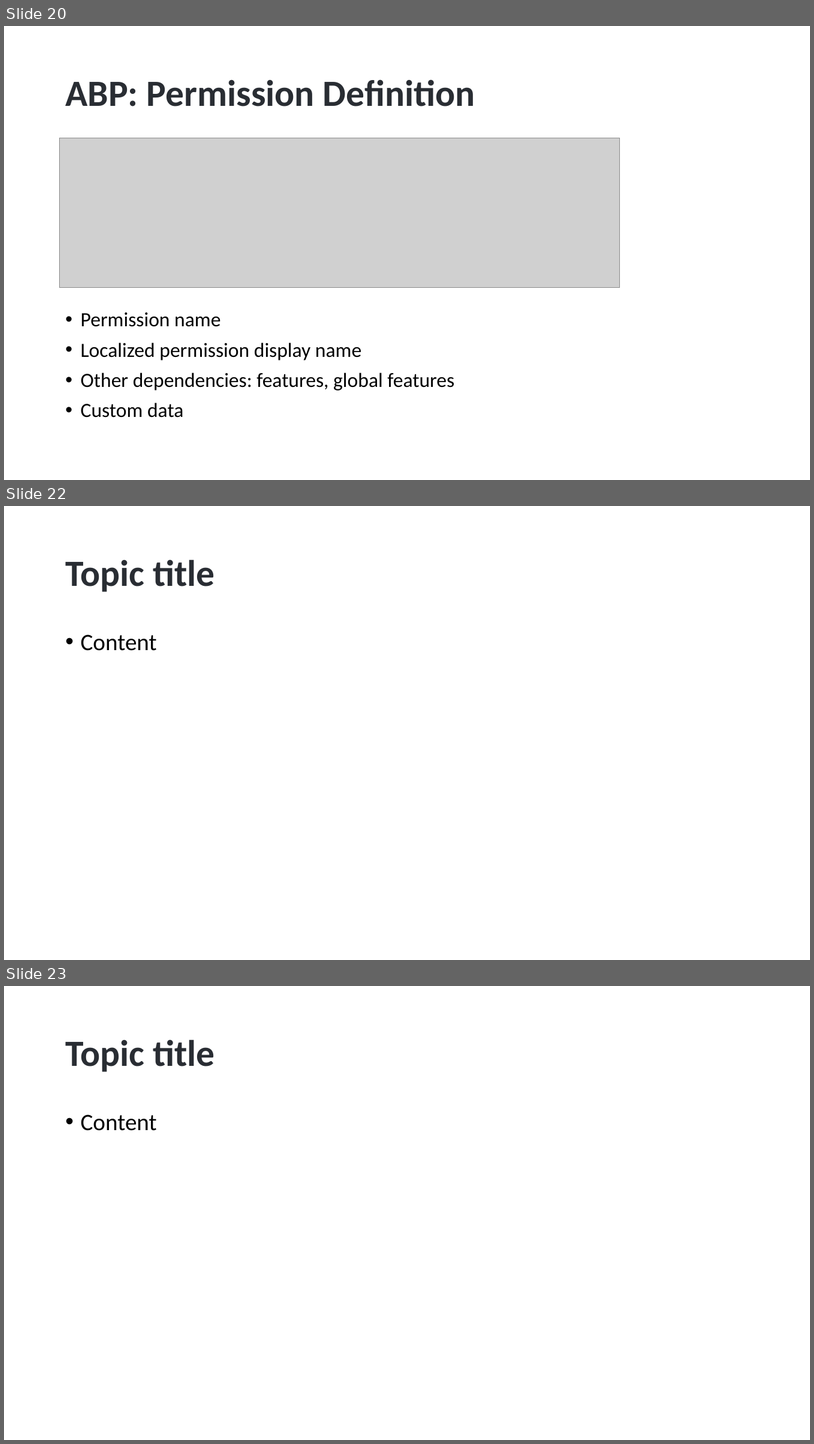
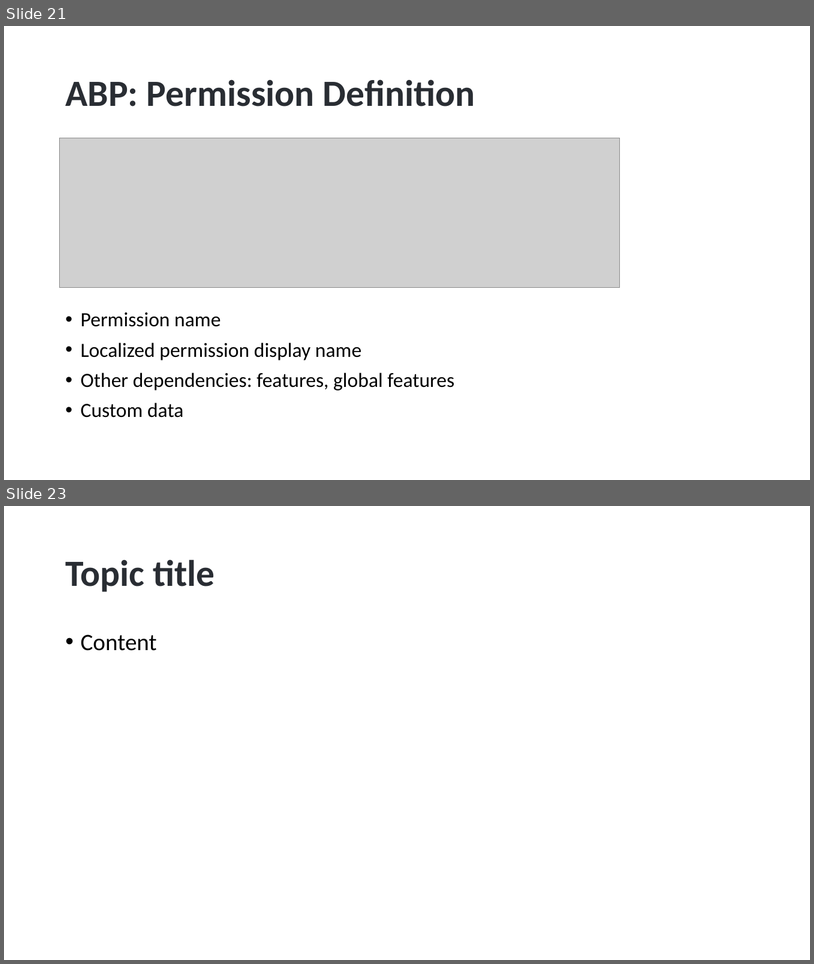
Before and after one commit to hikalkan/presentations, a slide deck: 2022-10-15 Authorization-In-Distributed-Systems/Authorization-In-Distributed-Systems.pptx. Shown one above the other, each under a label of ours: slides 20, 22 and 23 before the commit, slides 21 and 23 after it; the slides between them are not shown. The pictures are 814x1444 and 814x964 pixels, drawn with LibreOffice and Linux fonts; fonts in the diff are those of the drawing; grey boxes stand for pictures; background and template pictures are left out. Boxes give left, top, right and bottom in pixels: in the first picture for what was removed or moved away, otherwise in the second. Text is boxed around its words. In the diff, an @@ line names an element or a change of style, - is before the commit and + after.

```diff
--- a/2022-10-15 Authorization-In-Distributed-Systems/Authorization-In-Distributed-Systems.pptx
+++ b/2022-10-15 Authorization-In-Distributed-Systems/Authorization-In-Distributed-Systems.pptx
@@ slide 22 removed at <box>4,506,810,960</box>, background picture (left out) @@
@@ title removed at <box>65,559,215,592</box> @@
-Topic title
@@ text removed at <box>81,634,157,651</box> @@
-• Content
@@ what was slide 20 is now slide 21 @@
```
Also in this commit, not shown: 5 slides changed, 1 slide added.
